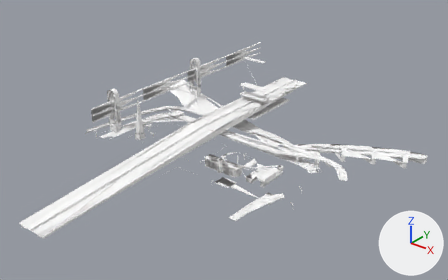
The glTF model models/street_island1_03.glb, before and after one commit.
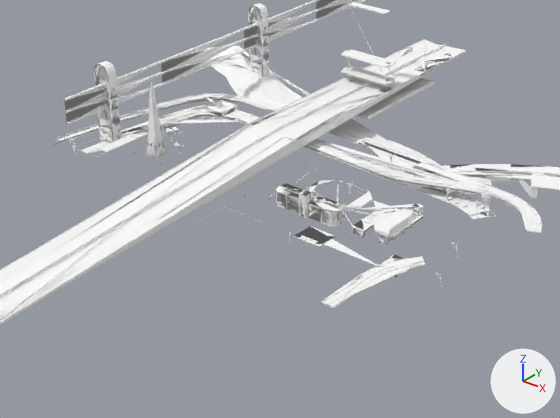
The first picture shows the older version from a 50 mm camera at (-361.0, -1062.0, 347.0) aimed at (-798.0, -517.0, 9.0). The close-ups show the older and then the newer version on the part from 13% to 80% of the width and 20% to 100% of the height of that picture. Only the edits that show in the close-ups are written down. The lights are fixed; the arrows at lower right show +X, +Y and +Z.

The scene before the commit, as lines of its bpy script (objects in view):
```python
me_seg_1307 = bpy.data.meshes.new('seg_1307')
me_seg_1307.from_pydata(...)  # 44 vertices, 59 faces; spans x -850.0..-806.0, y -780.0..-307.0, z 0.0..22.0
me_seg_1307.materials.append(mat_gc_footprint_std_alpha_t_bakegroup_island1_a0_2x)  # white #ffffff
me_seg_1489 = bpy.data.meshes.new('seg_1489')
me_seg_1489.from_pydata(...)  # 12 vertices, 18 faces; spans x -970.4..-932.6, y -592.6..-459.2, z 0.3..0.8
me_seg_1489.materials.append(mat_gc_z1_props_street_alpha_bakegroup_island1_roads0_2x)  # white #ffffff
me_seg_1502 = bpy.data.meshes.new('seg_1502')
me_seg_1502.from_pydata(...)  # 30 vertices, 48 faces; spans x -933.0..-662.0, y -474.0..-453.0, z 0.0..1.0
me_seg_1502.materials.append(mat_gc_z1_props_street_alpha_bakegroup_island1_roads0_2x)  # white #ffffff
me_seg_1513 = bpy.data.meshes.new('seg_1513')
me_seg_1513.from_pydata(...)  # 80 vertices, 194 faces; spans x -901.8..-892.1, y -570.6..-560.8, z 0.2..53.5
me_seg_1513.materials.append(mat_gc_z1_props_street_alpha_bakegroup_island1_a0_2x)  # white #ffffff
me_seg_607 = bpy.data.meshes.new('seg_607')
me_seg_607.from_pydata(...)  # 195 vertices, 612 faces; spans x -850.0..-806.0, y -780.0..-307.0, z -2.0..21.0
me_seg_607.materials.append(mat_bridge_tile_bakegroup_island1_a0_2x)  # white #ffffff
ob_seg_1307 = bpy.data.objects.new('seg_1307', me_seg_1307)
ob_seg_1307.location = (0.0, 0.0, 0.0)
ob_seg_1489 = bpy.data.objects.new('seg_1489', me_seg_1489)
ob_seg_1489.location = (0.0, 0.0, 0.0)
ob_seg_1502 = bpy.data.objects.new('seg_1502', me_seg_1502)
ob_seg_1502.location = (0.0, 0.0, 0.0)
ob_seg_1513 = bpy.data.objects.new('seg_1513', me_seg_1513)
ob_seg_1513.location = (0.0, 0.0, 0.0)
ob_seg_607 = bpy.data.objects.new('seg_607', me_seg_607)
ob_seg_607.location = (0.0, 0.0, 0.0)
# also in view: 'seg_1185' at (-828.0, -413.0, 54.0); 'seg_1098' at (-901.0, -543.0, 7.0); 'seg_1377' at (-936.0, -571.0, 29.0); 'seg_1082' at (-783.0, -495.0, 7.0); 'seg_681' at (-667.0, -423.0, -7.0)
```
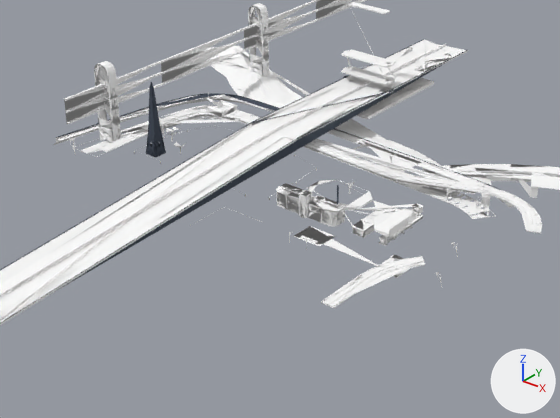
The change, as a diff of the scene's bpy script:
```diff
--- a/models/street_island1_03.glb.py
+++ b/models/street_island1_03.glb.py
@@ mat_dark @@
+mat_dark = principled_material('__dark')
+mat_dark.base_color = (0.055, 0.07, 0.1)  # greyish blue #424b59
+mat_dark.roughness = 1.0
@@ me_seg_1307 @@
 me_seg_1307.from_pydata(...)  # 44 vertices, 59 faces; spans x -850.0..-806.0, y -780.0..-307.0, z 0.0..22.0
-me_seg_1307.materials.append(mat_gc_footprint_std_alpha_t_bakegroup_island1_a0_2x)  # white #ffffff
+me_seg_1307.materials.append(mat_dark)  # greyish blue #424b59
@@ me_seg_1489 @@
 me_seg_1489.from_pydata(...)  # 12 vertices, 18 faces; spans x -970.4..-932.6, y -592.6..-459.2, z 0.3..0.8
-me_seg_1489.materials.append(mat_gc_z1_props_street_alpha_bakegroup_island1_roads0_2x)  # white #ffffff
+me_seg_1489.materials.append(mat_dark)  # greyish blue #424b59
@@ me_seg_1502 @@
 me_seg_1502.from_pydata(...)  # 30 vertices, 48 faces; spans x -933.0..-662.0, y -474.0..-453.0, z 0.0..1.0
-me_seg_1502.materials.append(mat_gc_z1_props_street_alpha_bakegroup_island1_roads0_2x)  # white #ffffff
+me_seg_1502.materials.append(mat_dark)  # greyish blue #424b59
@@ me_seg_1513 @@
 me_seg_1513.from_pydata(...)  # 80 vertices, 194 faces; spans x -901.8..-892.1, y -570.6..-560.8, z 0.2..53.5
-me_seg_1513.materials.append(mat_gc_z1_props_street_alpha_bakegroup_island1_a0_2x)  # white #ffffff
+me_seg_1513.materials.append(mat_dark)  # greyish blue #424b59
```

Boxes [x1, y1, x2, y2] around the edits, measured in the close-ups (560 x 418 px):
'seg_1307', recoloured: [0, 39, 467, 323] in both
'seg_1513', recoloured (white to greyish blue): [146, 82, 166, 157] in both
'seg_1502', recoloured: [224, 94, 500, 190] in both
'seg_1489', recoloured: [56, 93, 220, 138] in both
